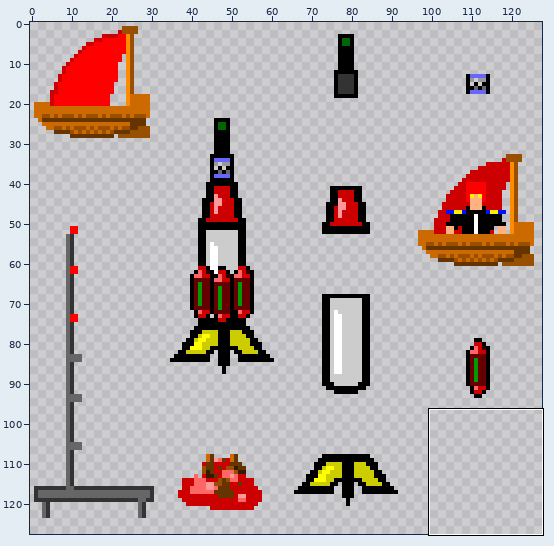
Sprite sheet -- assets/art/items.png. The first picture is a wide view before the edit; the outline marks the close-up.
Close-up. As it was:
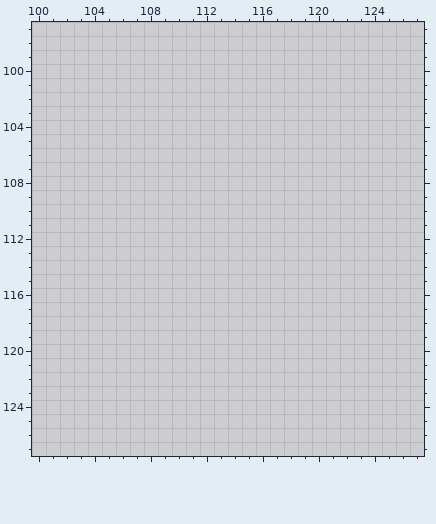
The file is 128x128 pixels. Pixels under 10% opacity are left out. Colours within 5 levels of each other are drawn and written as one. Shown: x 100..127, y 97..127.
Now the later version:
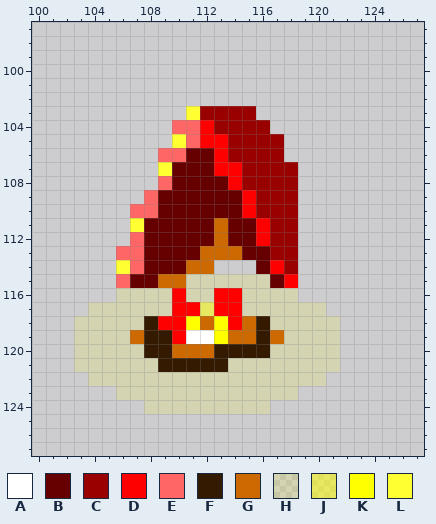
Palette (. is transparent): A #ffffff  B #660000  C #990000  D #ff0000  E #ff6666  F #331a00  G #cc6900  H #ffff0023  J #ffff0087  K #ffff00  L #ffff32
What changed:
@@ x 100..127 @@
 102 ............................
-103 ............................
-104 ............................
-105 ............................
-106 ............................
-107 ............................
-108 ............................
-109 ............................
-110 ............................
-111 ............................
-112 ............................
-113 ............................
-114 ............................
-115 ............................
-116 ............................
-117 ............................
-118 ............................
-119 ............................
-120 ............................
-121 ............................
-122 ............................
-123 ............................
-124 ............................
+103 ...........LCCCC............
+104 ..........EEDCCCC...........
+105 ..........LEDDCCCC..........
+106 .........EEBBDCCCC..........
+107 .........LBBBDDCCCC.........
+108 .........EBBBBDCCCC.........
+109 ........EBBBBBBDCCC.........
+110 .......EEBBBBBBDCCC.........
+111 .......LBBBBBGBBDCC.........
+112 .......EBBBBBGBBDCC.........
+113 ......EEBBBBGGGBBCC.........
+114 ......LEBBBGG...BDC.........
+115 ......EBBGGHHHHHHBD.........
+116 ......HHHHDHHDDHHHH.........
+117 ....HHHHHHDDJDDHHHHHH.......
+118 ...HHHHHFDDKGKDGFHHHHH......
+119 ...HHHHGFFDAAKGGFGHHHH......
+120 ...HHHHHFFGGGFFFFHHHHH......
+121 ...HHHHHHFFFFFHHHHHHHH......
+122 ....HHHHHHHHHHHHHHHHH.......
+123 ......HHHHHHHHHHHHH.........
+124 ........HHHHHHHHH...........
 125 ............................
Boxes around the changes in both close-ups, in picture pixels (x1, y1, x2, y2):
added: (74, 106, 340, 414)
